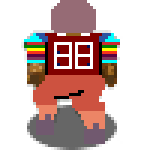
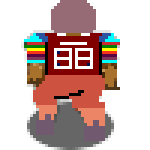
Layers edited between the first and the second 150x150 image:
painted on "A_Stand_Player.png" over <box>30,42,120,144</box>
painted on "Layer" over <box>27,102,117,150</box>
